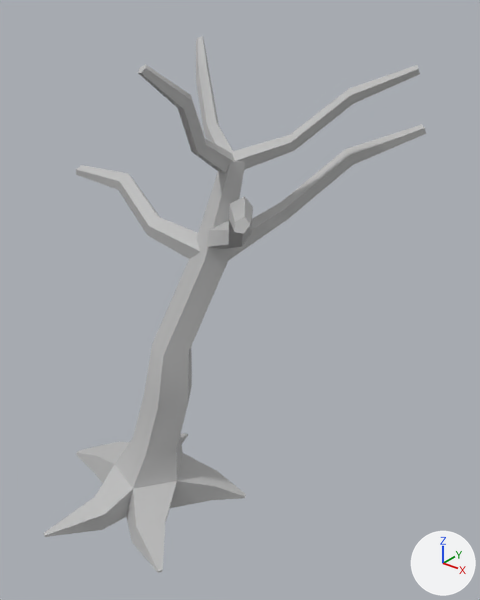
The FBX model Assets/Models/propTree1_mesh.fbx: old version first, new version second.
Before and after are seen from a 50 mm lens placed at (3.0, -2.59, 3.5), pointed at (0.4, 0.65, 1.49). The lights are fixed; the arrows at lower right show +X, +Y and +Z. Where no turn or scale is listed for an object, it has been applied to the vertices.

Names of what the first picture shows: 'propTree1_mesh'.
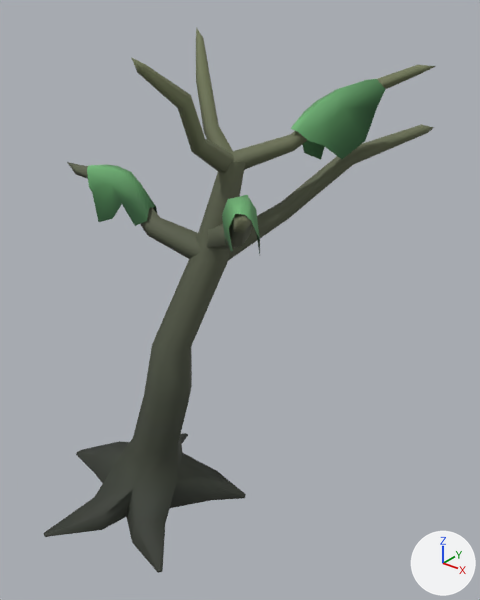
Commit message: Added Finalized propTree Mesh

Where the change shows, as pixel boxes (x1, y1, x2, y2) in the pictures (480 x 600 px; the box of a moved part takes in the faces that stretch with it):
'propTree1_mesh', reshaped
    before: (44, 36, 426, 573)
    after: (44, 27, 436, 573)
part 1 of me_mesh, added (green)
    after: (222, 195, 260, 254)
part 2 of me_mesh, added (green)
    after: (87, 164, 157, 226)
part 3 of me_mesh, added (green)
    after: (291, 79, 385, 160)
part 4 of me_mesh, moved or reshaped
    before: (138, 64, 250, 234)
    after: (67, 27, 436, 234)
part 5 of me_mesh, recoloured
    both: (44, 36, 426, 573)

The change, as a list of edits to the scene's bpy script:
```text
Add img_sp2_palette1_png:
    img_sp2_palette1_png = load_image('SP2_palette1.png', '../Materials/SP2_palette1.png', 256, 256, 'sRGB')
Add mat_blinn1:
    mat_blinn1 = principled_material('blinn1')
    mat_blinn1.texture = img_sp2_palette1_png
    mat_blinn1.roughness = 0.749
Change me_mesh:
    used by ob_proptree1_mesh; location = (0.0, 0.0, 0.0)
    remove me_mesh.from_pydata(...)  # 209 vertices, 230 faces; spans x -1.06..1.28, y -0.73..1.63, z -0.02..3.14
    add me_mesh.from_pydata(...)  # 311 vertices, 300 faces; spans x -1.19..1.37, y -0.73..1.65, z -0.02..3.19
    me_mesh part 1: a new loose piece of 36 vertices spanning x 0.7..1.22, y -0.32..0.25, z 2.16..2.53, in mat_blinn1 (picture img_sp2_palette1_png)
    me_mesh part 2: a new loose piece of 36 vertices spanning x -0.94..-0.19, y 0.38..0.64, z 1.87..2.27, in mat_blinn1 (picture img_sp2_palette1_png)
    me_mesh part 3: a new loose piece of 30 vertices spanning x 0.63..1.12, y 0.85..1.25, z 2.45..2.96, in mat_blinn1 (picture img_sp2_palette1_png)
    me_mesh part 4
    10 faces are deleted
    6 vertices move from x -1.05..1.26, y -0.36..1.61, z 2.19..3.12 to x -1.19..1.37, y -0.45..1.65, z 2.23..3.19
    10 new faces join them
    me_mesh part 5: 220 faces spanning x -1.19..1.37, y -0.73..1.65, z -0.02..3.19 switch from mat_lambert1 (grey #bcbcbc) to mat_blinn1 (picture img_sp2_palette1_png)
    me_mesh part 6: the surface is now shaded smooth
```
